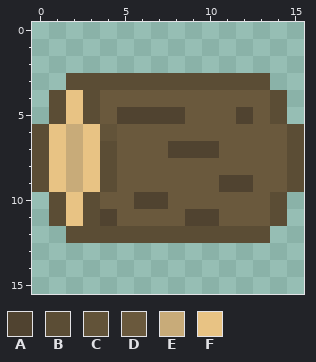
A pixel-art sprite gets an edit: assets/textures/items/item-wood.png. Above, as it was before the edit.
The file is 16x16 pixels.
Palette (. is transparent): A #504330  B #5b4d35  C #625339  D #6a593d  E #c8ab79  F #e8c384
Pixels before, first column x 0:
 3 ..BBBBBBBBBBBB..
 4 .BFBDDDDDDDDDDB.
 5 .BFBDAAAADDDADB.
 6 BFEFCDDDDDDDDDDB
 7 BFEFBDDDAAADDDDB
 8 BFEFBDDDDDDDDDDB
 9 BFEFBDDDDDDAADDB
10 .BFBDDAADDDDDDB.
11 .BFBADDDDAADDDB.
12 ..BBBBBBBBBBBB..
And afterwards:
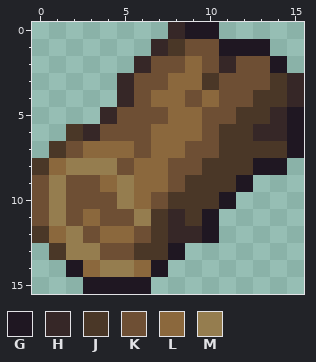
Colours new in this view: G #1f1722  H #362727  J #4a3727  K #6e4f34  L #8b683d  M #957d4f
Change:
Changed rows in their new state; - is an unchanged pixel.
first column x 0:
 0 --------HGG-----
 1 -------HJKKGGG--
 2 ------HKKLKHKKG-
 3 --...HKKLLJKKKJH
 4 -....HKLLKLKKJJH
 5 -...HKKKLLKKJJHG
 6 ..JHKKKLLLKJJHHG
 7 .JKLLLKLLKKJJJJG
 8 JLMMMKLLKKJJJGG.
 9 KMKKLMLLKJJJG...
10 KMKKKMLKJJJG...-
11 KMKLKKMJHJG....-
12 JLMKLLKJHHG...--
13 -JMMKKJJG-------
14 --GLMMLG--------
15 ---GGGG---------
Changed places in both pictures, as pixel boxes (x1, y1, x2, y2):
changed: (32, 22, 304, 294)
